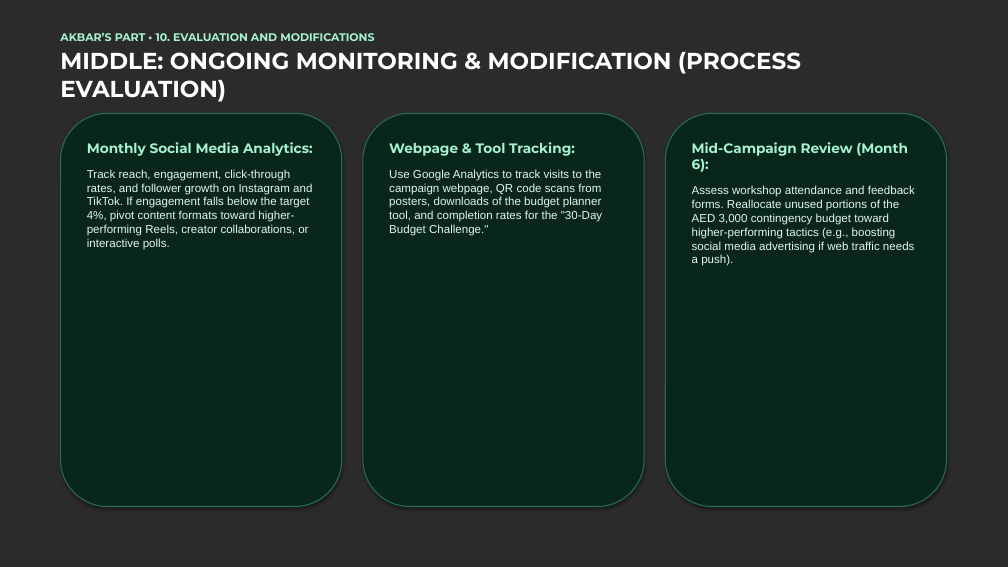
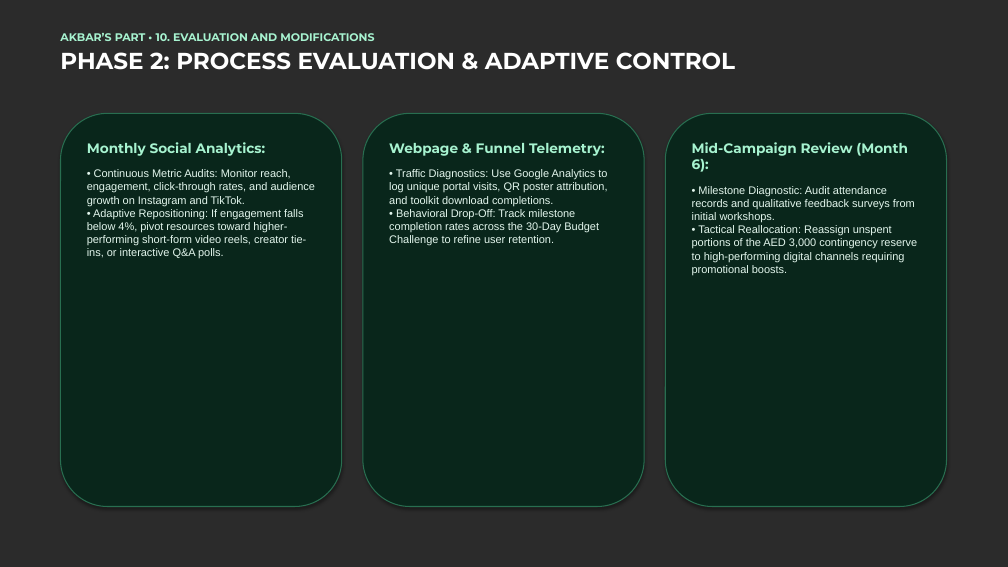
Before and after one commit to balaji4948/dubai-life-smarter-finances-com345, a slide deck: slide 12 of Dubai_Life_Smarter_Finances_COM345.pptx. Drawn at 1008x567 pixels with LibreOffice and Linux fonts; fonts in the diff are those of the drawing; background and template pictures are left out; a plain dark background stands for a picture behind light text. Boxes give left, top, right and bottom in pixels: in the first picture for what was removed or moved away, otherwise in the second. Text is boxed around its words. In the diff, an @@ line names an element or a change of style, - is before the commit and + after.

```diff
--- a/Dubai_Life_Smarter_Finances_COM345.pptx
+++ b/Dubai_Life_Smarter_Finances_COM345.pptx
@@ text at (x1=60, y1=52, x2=735, y2=70): text changed @@
-MIDDLE: ONGOING MONITORING & MODIFICATION (PROCESS EVALUATION)
+PHASE 2: PROCESS EVALUATION & ADAPTIVE CONTROL
@@ text at (x1=87, y1=142, x2=315, y2=259): text changed; size 11 to 10.5 pt @@
-Monthly Social Media Analytics:
-Track reach, engagement, click-through rates, and follower growth on Instagram and TikTok. If engagement falls below the target 4%, pivot content formats toward higher-performing Reels, creator collaborations, or interactive polls.
+Monthly Social Analytics:
+• Continuous Metric Audits: Monitor reach, engagement, click-through rates, and audience growth on Instagram and TikTok.
+• Adaptive Repositioning: If engagement falls below 4%, pivot resources toward higher-performing short-form video reels, creator tie-ins, or interactive Q&A polls.
@@ text at (x1=389, y1=143, x2=607, y2=246): text changed; size 11 to 10.5 pt @@
-Webpage & Tool Tracking:
-Use Google Analytics to track visits to the campaign webpage, QR code scans from posters, downloads of the budget planner tool, and completion rates for the "30-Day Budget Challenge."
+Webpage & Funnel Telemetry:
+• Traffic Diagnostics: Use Google Analytics to log unique portal visits, QR poster attribution, and toolkit download completions.
+• Behavioral Drop-Off: Track milestone completion rates across the 30-Day Budget Challenge to refine user retention.
@@ text at (x1=692, y1=186, x2=918, y2=275): text changed; size 11 to 10.5 pt @@
-Assess workshop attendance and feedback forms. Reallocate unused portions of the AED 3,000 contingency budget toward higher-performing tactics (e.g., boosting social media advertising if web traffic needs a push).
+• Milestone Diagnostic: Audit attendance records and qualitative feedback surveys from initial workshops.
+• Tactical Reallocation: Reassign unspent portions of the AED 3,000 contingency reserve to high-performing digital channels requiring promotional boosts.
```
Also in this commit, not shown: 10 other slides changed, 2 slides added, 1 slide removed, 4 other files.
